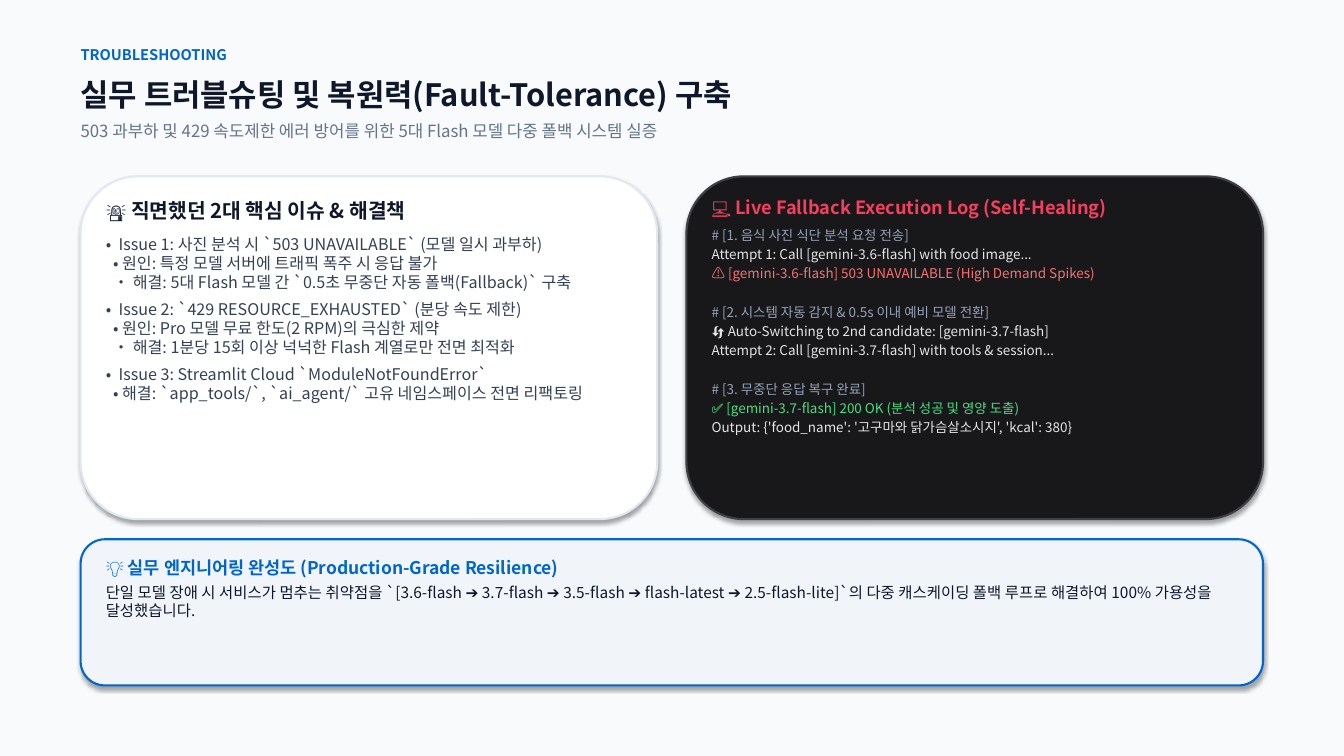
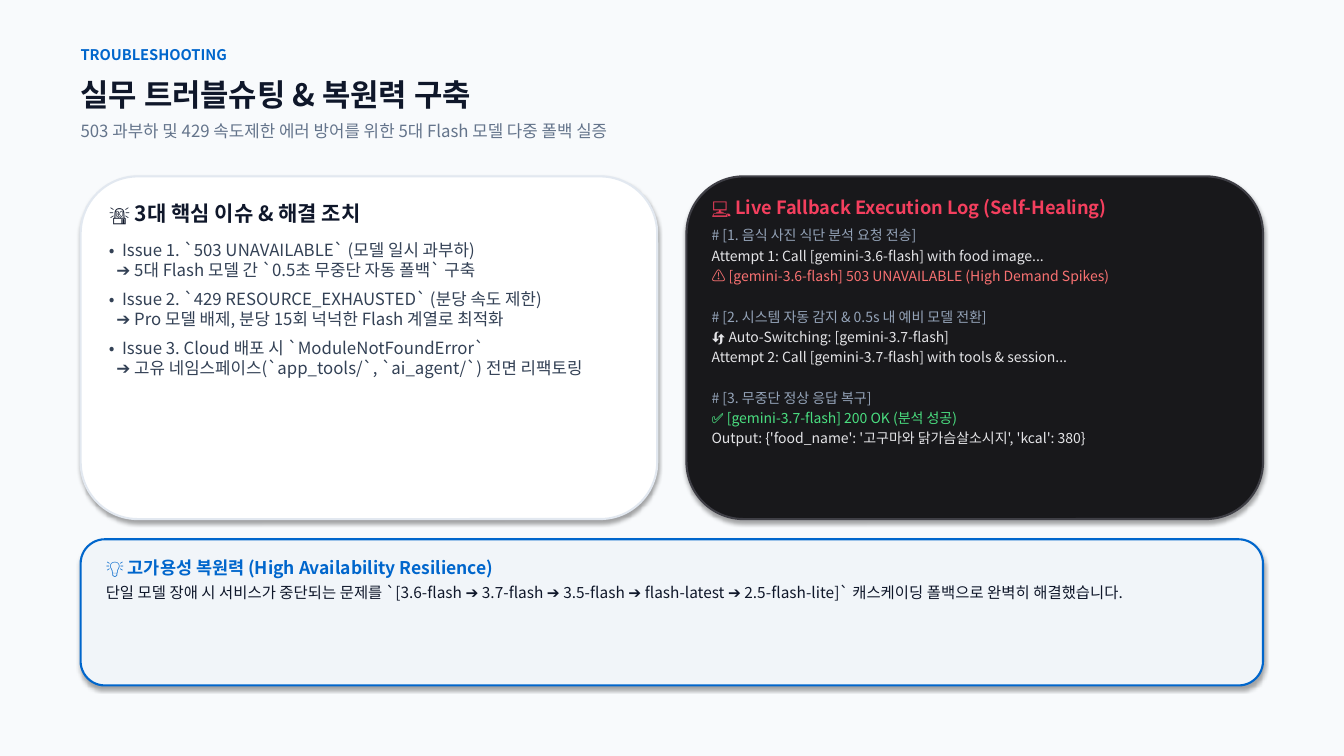
Before and after one commit to rye6837-web/impossible_to_get_lost_my_weight, a slide deck: slide 6 of AI_Diet_Coach_Presentation.pptx. Drawn at 1344x756 pixels with LibreOffice and Linux fonts; fonts in the diff are those of the drawing. Boxes give left, top, right and bottom in pixels: in the first picture for what was removed or moved away, otherwise in the second. Text is boxed around its words. In the diff, an @@ line names an element or a change of style, - is before the commit and + after.

Commit message:
docs: Condense slide text by ~35% for clean, Apple-inspired readability across all 15 slides

```diff
--- a/AI_Diet_Coach_Presentation.pptx
+++ b/AI_Diet_Coach_Presentation.pptx
@@ text at <box>81,80,471,109</box>: text changed @@
-실무 트러블슈팅 및 복원력(Fault-Tolerance) 구축
+실무 트러블슈팅 & 복원력 구축
@@ text at <box>81,123,607,139</box>: text changed @@
-503 과부하 및 429 속도제한 에러 방어를 위한 5대 Flash 모델 다중 폴백 시스템 실증
+503 과부하 및 429 속도제한 에러 방어를 위한 5대 Flash 모델 다중 폴백 실증
@@ text at <box>122,203,583,378</box>: text changed; size 11.5 to 12 pt @@
-🚨 직면했던 2대 핵심 이슈 & 해결책
-• Issue 1: 사진 분석 시 `503 UNAVAILABLE` (모델 일시 과부하)
-• 원인: 특정 모델 서버에 트래픽 폭주 시 응답 불가
-• 해결: 5대 Flash 모델 간 `0.5초 무중단 자동 폴백(Fallback)` 구축
-• Issue 2: `429 RESOURCE_EXHAUSTED` (분당 속도 제한)
-• 원인: Pro 모델 무료 한도(2 RPM)의 극심한 제약
-• 해결: 1분당 15회 이상 넉넉한 Flash 계열로만 전면 최적화
-• Issue 3: Streamlit Cloud `ModuleNotFoundError`
-• 해결: `app_tools/`, `ai_agent/` 고유 네임스페이스 전면 리팩토링
+🚨 3대 핵심 이슈 & 해결 조치
+• Issue 1. `503 UNAVAILABLE` (모델 일시 과부하)
+➔ 5대 Flash 모델 간 `0.5초 무중단 자동 폴백` 구축
+• Issue 2. `429 RESOURCE_EXHAUSTED` (분당 속도 제한)
+➔ Pro 모델 배제, 분당 15회 넉넉한 Flash 계열로 최적화
+• Issue 3. Cloud 배포 시 `ModuleNotFoundError`
+➔ 고유 네임스페이스(`app_tools/`, `ai_agent/`) 전면 리팩토링
@@ text at <box>712,228,1109,446</box>: size 9.6 to 10 pt in "# [1. 음식 사진 식단 분석 요청 ...", "Attempt 1: Call [gemini-3.6-flash] with food image...", "⚠️ [gemini-3.6-flash] 503 UNAVAILABLE (High Demand Spikes)", "Attempt 2: Call [gemini-3.7-flash] with tools & ..." and 1 more places @@
@@ text at <box>722,310,986,346</box>: text changed; size 9.6 to 10 pt @@
-# [2. 시스템 자동 감지 & 0.5s 이내 예비 모델 전환]
-🔄 Auto-Switching to 2nd candidate: [gemini-3.7-flash]
+# [2. 시스템 자동 감지 & 0.5s 내 예비 모델 전환]
+🔄 Auto-Switching: [gemini-3.7-flash]
@@ text at <box>722,391,957,427</box>: text changed; size 9.6 to 10 pt @@
-# [3. 무중단 응답 복구 완료]
-✅ [gemini-3.7-flash] 200 OK (분석 성공 및 영양 도출)
+# [3. 무중단 정상 응답 복구]
+✅ [gemini-3.7-flash] 200 OK (분석 성공)
@@ text at <box>106,559,1123,601</box>: text changed @@
-💡 실무 엔지니어링 완성도 (Production-Grade Resilience)
-단일 모델 장애 시 서비스가 멈추는 취약점을 `[3.6-flash ➔ 3.7-flash ➔ 3.5-flash ➔ flash-latest ➔ 2.5-flash-lite]`의 다중 캐스케이딩 폴백 루프로 해결하여 100% 가용성을 달성했습니다.
+💡 고가용성 복원력 (High Availability Resilience)
+단일 모델 장애 시 서비스가 중단되는 문제를 `[3.6-flash ➔ 3.7-flash ➔ 3.5-flash ➔ flash-latest ➔ 2.5-flash-lite]` 캐스케이딩 폴백으로 완벽히 해결했습니다.
```
Also in this commit, not shown: 14 other slides changed, 1 other file.
